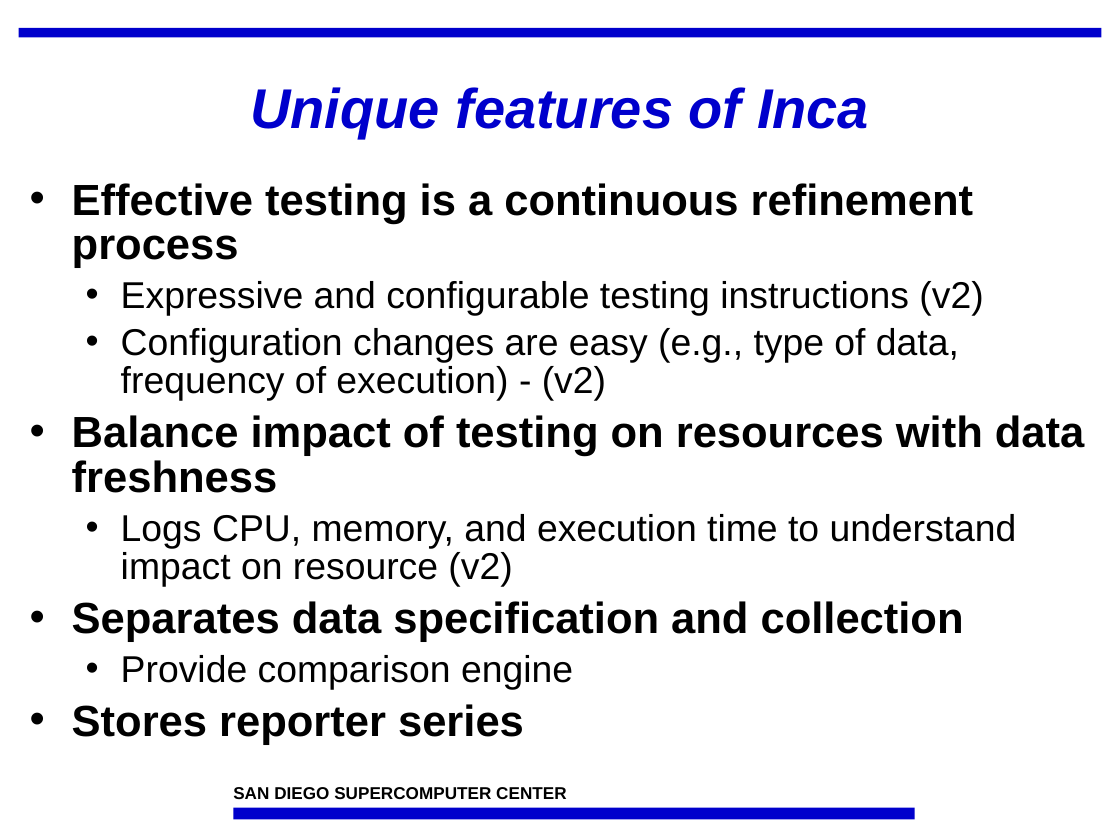
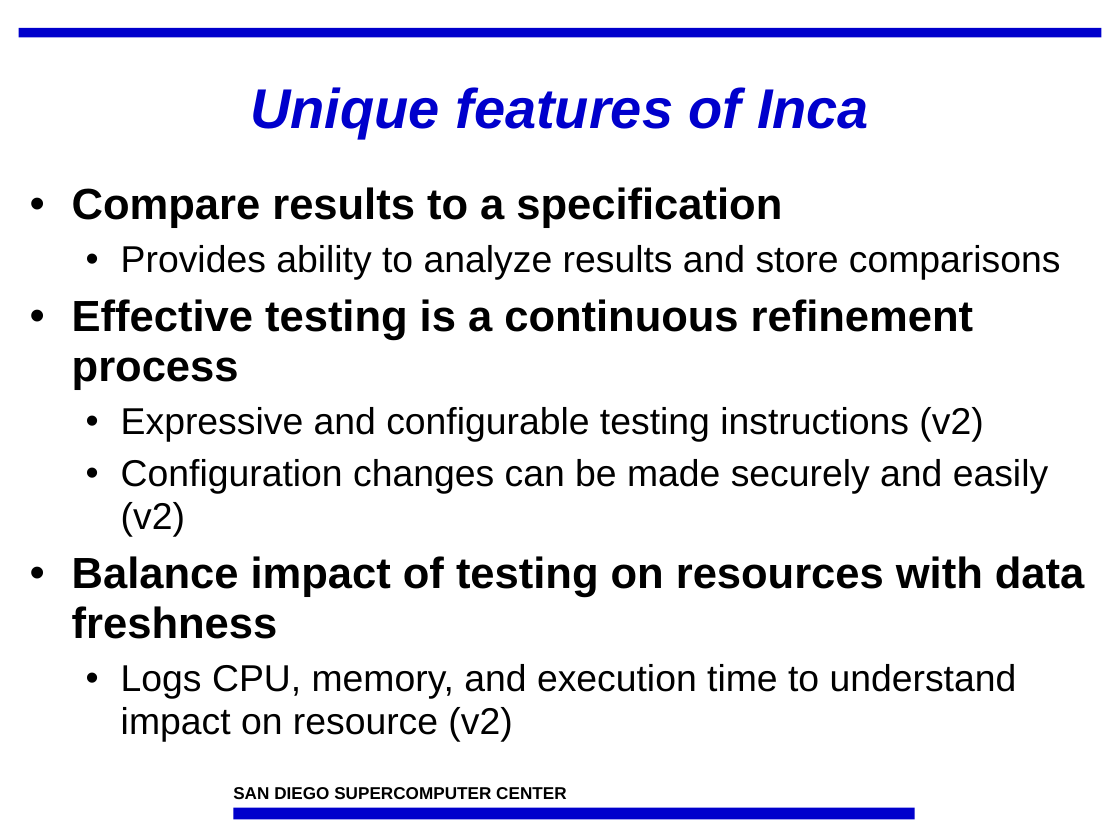
Before and after one commit to IncaProject/inca-xsede, a slide deck: slide 10 of talks/inca_sc05.ppt. Drawn at 1120x840 pixels with LibreOffice and Linux fonts; fonts in the diff are those of the drawing; background and template pictures are left out. Boxes give left, top, right and bottom in pixels: in the first picture for what was removed or moved away, otherwise in the second. Text is boxed around its words. In the diff, an @@ line names an element or a change of style, - is before the commit and + after.

```diff
--- a/talks/inca_sc05.ppt
+++ b/talks/inca_sc05.ppt
@@ text at (72,187,1061,280): paragraphs added @@
+• Compare results to a specification
+  • Provides ability to analyze results and store comparisons
@@ text at (72,299,1084,741): line spacing 0.85 to 0.95 @@
@@ text at (121,459,1048,537): text changed @@
-  • Configuration changes are easy (e.g., type of data, frequency of execution) - (v2)
+  • Configuration changes can be made securely and easily (v2)
@@ text at (72,601,964,745): paragraphs removed @@
-• Separates data specification and collection
-  • Provide comparison engine
-• Stores reporter series
```
Also in this commit, not shown: 15 other slides changed, 8 slides added, 2 slides removed.
